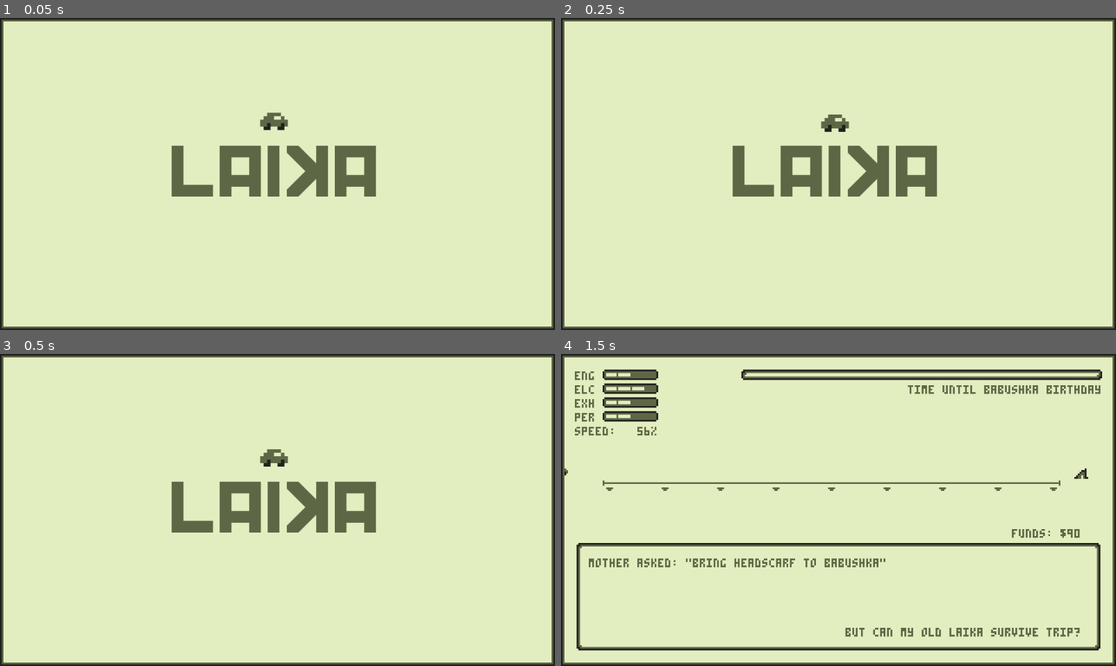
Above: before the commit, frames 1-4 (two rows, left to right).
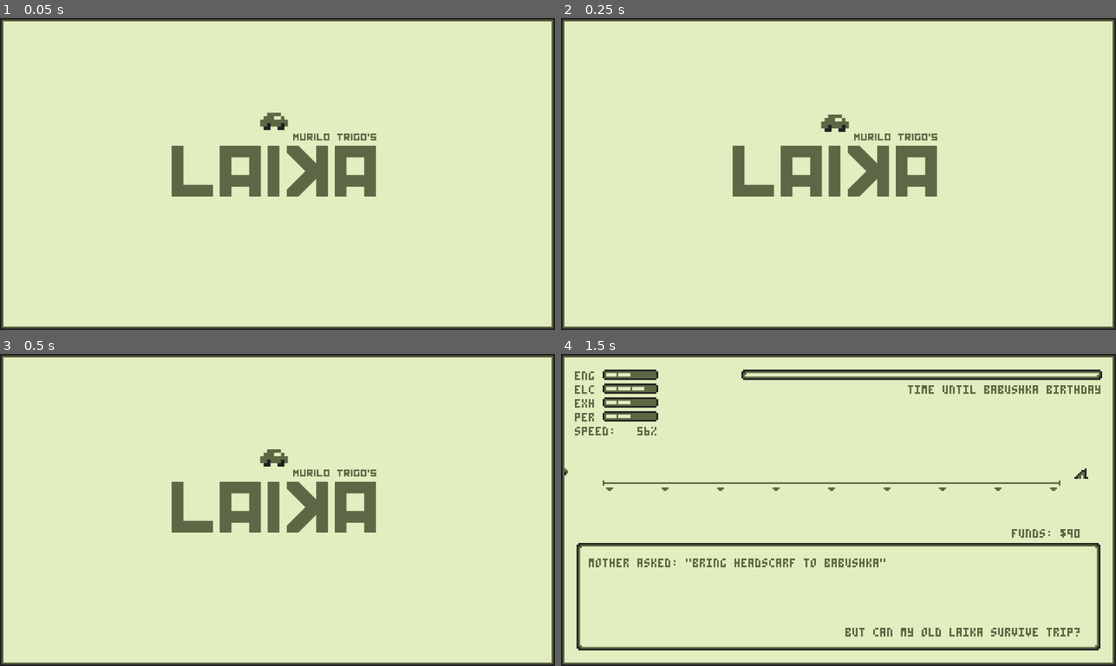
Above: after the commit, the same moments.

Repository: m-trigo/laika
Game: Godot game, scene res://src/scenes/TitleScreen.tscn
The game is run twice, just before and just after one commit, with the same random seed, the same clock (stepped at 60 frames per second) and the same inputs. Sound files missing from this copy of the repository are replaced by a short silence.
Inputs:
- Up to frame 1 (0.05 s): no input
- Up to frame 2 (0.25 s): no input
- Up to frame 3 (0.5 s): no input
- Up to frame 4 (1.5 s): tap Enter at 0.5 s; tap 1 at 0.6 s; tap Space at 1.25 s; tap 2 at 1.35 s

The runs differ from the first frame. In frame 1, 0.2% of the frame differs, in the area x 52-68%, y 36-40%; in frame 2, 0.2%; in frame 3, 0.2%; in frame 4, nothing differs.

Commit message:
Adds title screen credit

Diff:
--- /dev/null
+++ b/assets/fonts/kremlin_credits.tres
@@ -0,0 +1,7 @@
+[gd_resource type="DynamicFont" load_steps=2 format=2]
+
+[ext_resource path="res://assets/fonts/kremlin.ttf" type="DynamicFontData" id=1]
+
+[resource]
+extra_spacing_space = 8
+font_data = ExtResource( 1 )
--- a/src/scenes/TitleScreen.tscn
+++ b/src/scenes/TitleScreen.tscn
@@ -1,9 +1,10 @@
-[gd_scene load_steps=5 format=2]
+[gd_scene load_steps=6 format=2]
 
 [ext_resource path="res://src/scenes/Laika.tscn" type="PackedScene" id=1]
 [ext_resource path="res://assets/sprites/background.png" type="Texture" id=2]
 [ext_resource path="res://assets/fonts/kremlin_large.tres" type="DynamicFont" id=3]
 [ext_resource path="res://src/scripts/Title.gd" type="Script" id=4]
+[ext_resource path="res://assets/fonts/kremlin_credits.tres" type="DynamicFont" id=5]
 
 [node name="TitleScreen" type="Node2D"]
 script = ExtResource( 4 )
@@ -38,3 +39,16 @@
 __meta__ = {
 "_edit_use_anchors_": false
 }
+
+[node name="Label" type="Label" parent="UI"]
+margin_left = 506.0
+margin_top = 197.0
+margin_right = 652.0
+margin_bottom = 216.0
+custom_fonts/font = ExtResource( 5 )
+custom_colors/font_color = Color( 0.368627, 0.403922, 0.270588, 1 )
+text = "murilo trigo's"
+uppercase = true
+__meta__ = {
+"_edit_use_anchors_": false
+}
